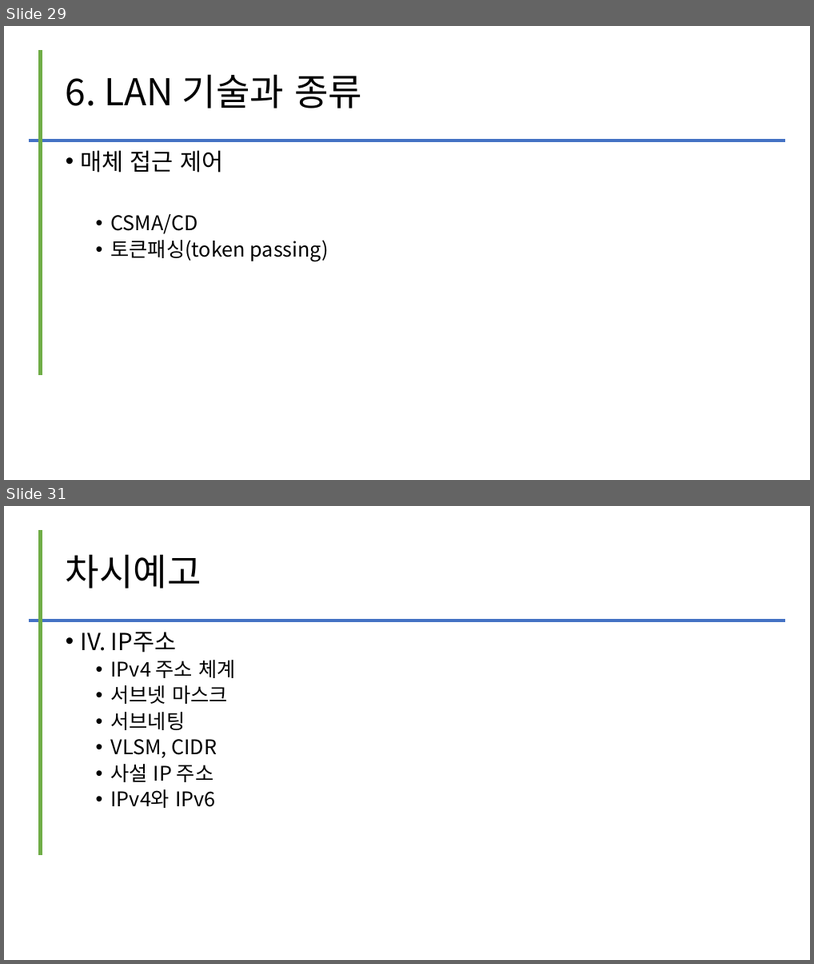
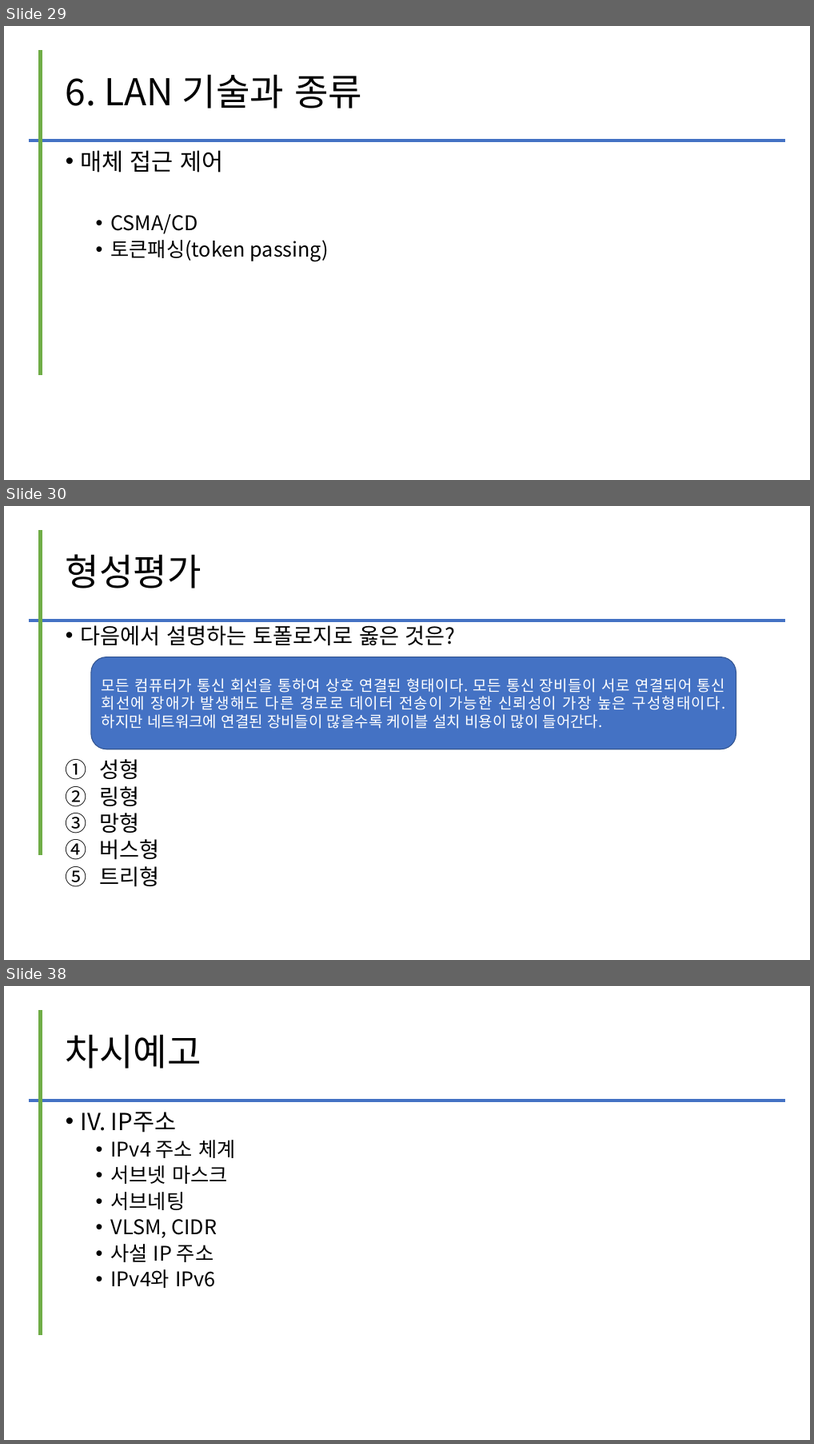
Before and after one commit to kig2929kig/2025-1-network, a slide deck: 컴퓨터 네트워크 - III. LAN.pptx. Shown one above the other, each under a label of ours: slides 29 and 31 before the commit, slides 29, 30 and 38 after it; the slides between them are not shown. The pictures are 814x964 and 814x1444 pixels, drawn with LibreOffice and Linux fonts; fonts in the diff are those of the drawing. Boxes give left, top, right and bottom in pixels: in the first picture for what was removed or moved away, otherwise in the second. Text is boxed around its words. In the diff, an @@ line names an element or a change of style, - is before the commit and + after.

Commit message:
Add files via upload
update

```diff
--- a/컴퓨터 네트워크 - III. LAN.pptx
+++ b/컴퓨터 네트워크 - III. LAN.pptx
@@ slide 30 added at bbox=[4, 506, 810, 960], background #FFFFFF @@
@@ line added from (41, 530) to (41, 855), #70AD47 4.5 pt @@
@@ title added at bbox=[66, 554, 202, 588], 44 pt, text #000000 @@
+형성평가
@@ line added from (28, 620) to (786, 620), #4472C4 4.5 pt @@
@@ text added at bbox=[81, 621, 456, 886], 25.9 pt, text #000000 @@
+• 다음에서 설명하는 토폴로지로 옳은 것은?
+1. 성형
+2. 링형
+3. 망형
+4. 버스형
+5. 트리형
@@ rounded rectangle added at bbox=[91, 657, 737, 749], fill #4472C4, outline #325491 1 pt, 18 pt, text #FFFFFF @@
+모든 컴퓨터가 통신 회선을 통하여 상호 연결된 형태이다. 모든 통신 장비들이 서로 연결되어 통신 회선에 장애가 발생해도 다른 경로로 데이터 전송이 가능한 신뢰성이 가장 높은 구성형태이다. 하지만 네트워크에 연결된 장비들이 많을수록 케이블 설치 비용이 많이 들어간다.
@@ what was slide 31 is now slide 38 @@
```
Also in this commit, not shown: 1 slide changed, 6 other slides added, 1 slide removed.
